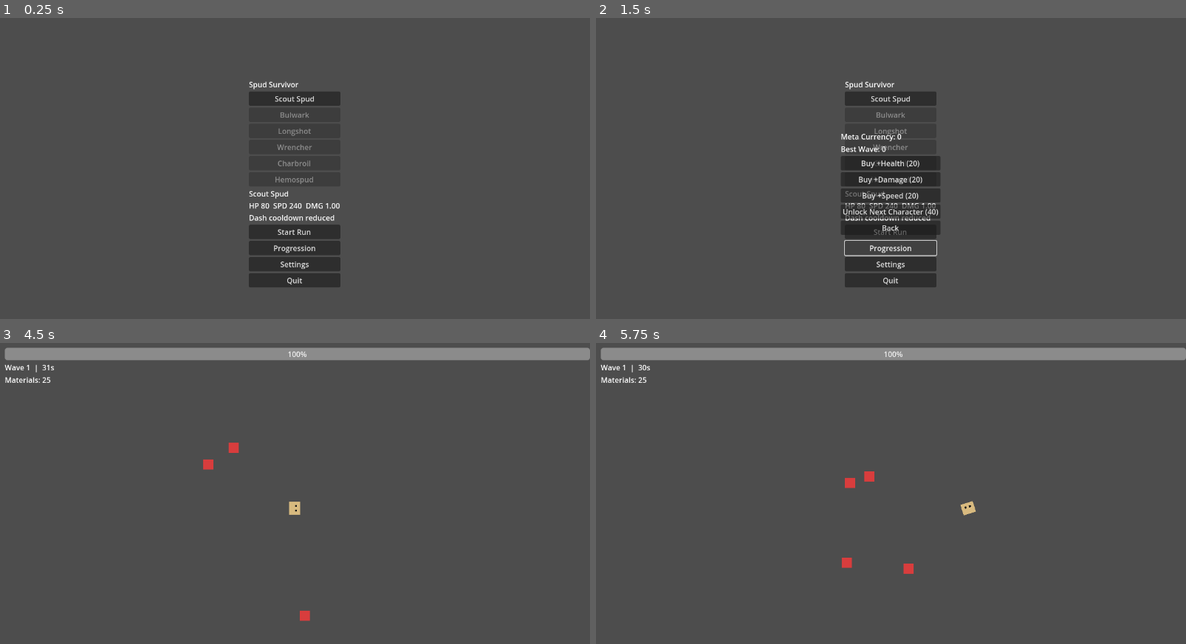
Above: before the commit, frames 1-4 (two rows, left to right).
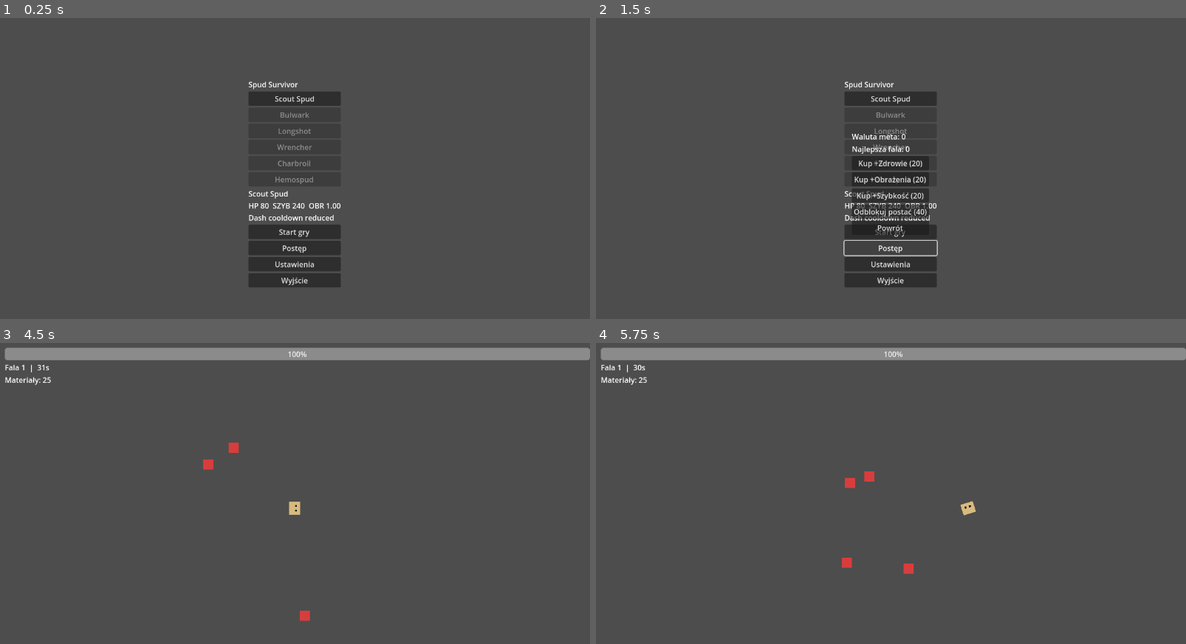
Above: after the commit, the same moments.

Repository: RavGGG/Gra
Game: Godot game, scene res://scenes/MainMenu.tscn
The game is run twice, just before and just after one commit, with the same random seed, the same clock (stepped at 60 frames per second) and the same inputs.
Inputs (mouse positions are in pixels of both pictures, inside the frame that each line leads up to):
- Up to frame 1 (0.25 s): no input
- Up to frame 2 (1.5 s): click "Scout Spud" at 0.5 s; click "Progression" (after the commit: "Postęp") at 1.25 s
- Up to frame 3 (4.5 s): click "Settings" (after the commit: "Ustawienia") at 2 s; click "Quit" (after the commit: "Wyjście") at 2.75 s; click "Back" (after the commit: "Powrót") at 3.5 s; click "Start Run" (after the commit: "Start gry") at 4.25 s
- Up to frame 4 (5.75 s): move the mouse to (1020, 490) at 5.02 s; press the mouse at (1020, 490) at 5.03 s; hold D (move_right) from 5.03 s (still down)

The runs differ from the first frame. In frame 1, 0.8% of the frame differs, in the area x 42-58%, y 21-89%; in frame 2, 2.0%, in the area x 41-59%, y 21-89%; in frame 3, 0.1%; in frame 4, 0.1%.

Commit message:
Fix pause/shop flow bugs and localize UI to Polish

Diff:
--- a/scenes/Game.tscn
+++ b/scenes/Game.tscn
@@ -47,11 +47,11 @@
 
 [node name="Resume" type="Button" parent="CanvasLayer/PauseMenu/VBox"]
 layout_mode = 2
-text = "Resume"
+text = "Wznów"
 
 [node name="Menu" type="Button" parent="CanvasLayer/PauseMenu/VBox"]
 layout_mode = 2
-text = "Main Menu"
+text = "Menu główne"
 
 [connection signal="timeout" from="SpawnTimer" to="." method="_on_spawn_timer_timeout"]
 [connection signal="timeout" from="WaveTimer" to="." method="_on_wave_timer_timeout"]
--- a/scenes/HUD.tscn
+++ b/scenes/HUD.tscn
@@ -31,8 +31,8 @@
 
 [node name="Wave" type="Label" parent="Margin/VBox"]
 layout_mode = 2
-text = "Wave 1"
+text = "Fala 1"
 
 [node name="Credits" type="Label" parent="Margin/VBox"]
 layout_mode = 2
-text = "Materials: 0"
+text = "Materiały: 0"
--- a/scenes/MainMenu.tscn
+++ b/scenes/MainMenu.tscn
@@ -35,19 +35,19 @@
 
 [node name="Start" type="Button" parent="Center/VBox"]
 layout_mode = 2
-text = "Start Run"
+text = "Start gry"
 
 [node name="Unlocks" type="Button" parent="Center/VBox"]
 layout_mode = 2
-text = "Progression"
+text = "Postęp"
 
 [node name="Settings" type="Button" parent="Center/VBox"]
 layout_mode = 2
-text = "Settings"
+text = "Ustawienia"
 
 [node name="Quit" type="Button" parent="Center/VBox"]
 layout_mode = 2
-text = "Quit"
+text = "Wyjście"
 
 [connection signal="pressed" from="Center/VBox/Start" to="." method="_on_start_pressed"]
 [connection signal="pressed" from="Center/VBox/Unlocks" to="." method="_on_unlocks_pressed"]
--- a/scenes/Progression.tscn
+++ b/scenes/Progression.tscn
@@ -30,23 +30,23 @@
 
 [node name="Health" type="Button" parent="Center/VBox"]
 layout_mode = 2
-text = "Buy +Health (20)"
+text = "Kup +Zdrowie (20)"
 
 [node name="Damage" type="Button" parent="Center/VBox"]
 layout_mode = 2
-text = "Buy +Damage (20)"
+text = "Kup +Obrażenia (20)"
 
 [node name="Speed" type="Button" parent="Center/VBox"]
 layout_mode = 2
-text = "Buy +Speed (20)"
+text = "Kup +Szybkość (20)"
 
 [node name="UnlockChar" type="Button" parent="Center/VBox"]
 layout_mode = 2
-text = "Unlock Next Character (40)"
+text = "Odblokuj postać (40)"
 
 [node name="Back" type="Button" parent="Center/VBox"]
 layout_mode = 2
-text = "Back"
+text = "Powrót"
 
 [connection signal="pressed" from="Center/VBox/Health" to="." method="_on_health_pressed"]
 [connection signal="pressed" from="Center/VBox/Damage" to="." method="_on_damage_pressed"]
--- a/scenes/RunEnd.tscn
+++ b/scenes/RunEnd.tscn
@@ -28,11 +28,11 @@
 
 [node name="Menu" type="Button" parent="Center/VBox"]
 layout_mode = 2
-text = "Main Menu"
+text = "Menu główne"
 
 [node name="Quit" type="Button" parent="Center/VBox"]
 layout_mode = 2
-text = "Quit"
+text = "Wyjście"
 
 [connection signal="pressed" from="Center/VBox/Menu" to="." method="_on_menu_pressed"]
 [connection signal="pressed" from="Center/VBox/Quit" to="." method="_on_quit_pressed"]
--- a/scenes/Settings.tscn
+++ b/scenes/Settings.tscn
@@ -24,7 +24,7 @@
 
 [node name="Label" type="Label" parent="Center/VBox"]
 layout_mode = 2
-text = "Settings"
+text = "Ustawienia"
 
 [node name="Volume" type="HSlider" parent="Center/VBox"]
 layout_mode = 2
@@ -34,13 +34,13 @@
 [node name="Language" type="OptionButton" parent="Center/VBox"]
 layout_mode = 2
 item_count = 2
-popup/item_0/text = "English"
-popup/item_1/text = "Spanish"
+popup/item_0/text = "Polski"
+popup/item_1/text = "English"
 selected = 0
 
 [node name="Back" type="Button" parent="Center/VBox"]
 layout_mode = 2
-text = "Back"
+text = "Powrót"
 
 [connection signal="value_changed" from="Center/VBox/Volume" to="." method="_on_volume_value_changed"]
 [connection signal="item_selected" from="Center/VBox/Language" to="." method="_on_language_item_selected"]
--- a/scenes/ShopPanel.tscn
+++ b/scenes/ShopPanel.tscn
@@ -16,23 +16,23 @@
 
 [node name="Label" type="Label" parent="VBox"]
 layout_mode = 2
-text = "Between Wave Shop"
+text = "Sklep między falami"
 
 [node name="Wallet" type="Label" parent="VBox"]
 layout_mode = 2
-text = "Shop Budget: 0"
+text = "Budżet sklepu: 0"
 
 [node name="Offers" type="VBoxContainer" parent="VBox"]
 layout_mode = 2
 
 [node name="Description" type="Label" parent="VBox"]
 layout_mode = 2
-text = "Hover item/weapon to see effects."
+text = "Najedź na broń/przedmiot, aby zobaczyć efekt."
 autowrap_mode = 3
 
 [node name="InventoryTitle" type="Label" parent="VBox"]
 layout_mode = 2
-text = "Inventory (drag & drop slots)"
+text = "Ekwipunek (przeciągnij i upuść)"
 
 [node name="Inventory" type="HBoxContainer" parent="VBox"]
 layout_mode = 2
@@ -44,6 +44,6 @@
 
 [node name="Continue" type="Button" parent="VBox"]
 layout_mode = 2
-text = "Continue"
+text = "Kontynuuj"
 
 [connection signal="pressed" from="VBox/Continue" to="." method="_on_continue_pressed"]
--- a/scripts/Game.gd
+++ b/scripts/Game.gd
@@ -26,6 +26,12 @@
 	pause_menu.visible = false
 	$CanvasLayer/ArenaColor.visible = false
 
+	# UI pauzy musi działać gdy drzewo jest zatrzymane.
+	pause_menu.process_mode = Node.PROCESS_MODE_WHEN_PAUSED
+	$CanvasLayer/PauseMenu/VBox.process_mode = Node.PROCESS_MODE_WHEN_PAUSED
+	$CanvasLayer/PauseMenu/VBox/Resume.process_mode = Node.PROCESS_MODE_WHEN_PAUSED
+	$CanvasLayer/PauseMenu/VBox/Menu.process_mode = Node.PROCESS_MODE_WHEN_PAUSED
+
 	spawn_timer.one_shot = false
 	wave_timer.one_shot = true
 
@@ -40,12 +46,16 @@
 		_toggle_pause()
 
 func _toggle_pause() -> void:
+	if paused_for_shop:
+		return
 	get_tree().paused = not get_tree().paused
 	pause_menu.visible = get_tree().paused
 
 func _start_wave(next_wave: int) -> void:
 	paused_for_shop = false
 	shop.visible = false
+	get_tree().paused = false
+	pause_menu.visible = false
 	_clear_enemies()
 	_clear_pickups()
 	wave = next_wave
@@ -68,10 +78,8 @@
 		_end_run(true)
 		return
 
-	if wave % 2 == 0:
-		_open_shop()
-	else:
-		_start_wave(wave + 1)
+	# Sklep po każdej rundzie.
+	_open_shop()
 
 func _spawn_enemy_near_player(distance: float) -> void:
 	var enemy = preload("res://scenes/Enemy.tscn").instantiate()
@@ -138,7 +146,8 @@
 	queue_free()
 
 func _on_resume_pressed() -> void:
-	_toggle_pause()
+	if get_tree().paused:
+		_toggle_pause()
 
 func _on_menu_pressed() -> void:
 	GameData.save_data()
--- a/scripts/GameData.gd
+++ b/scripts/GameData.gd
@@ -2,7 +2,7 @@
 
 const SAVE_PATH := "user://savegame.json"
 
-var locale := "en"
+var locale := "pl"
 var master_volume := 0.8
 var selected_character := "scout"
 
--- a/scripts/HUD.gd
+++ b/scripts/HUD.gd
@@ -9,7 +9,7 @@
 	hp_bar.value = value
 
 func update_wave(wave: int, time_left: float) -> void:
-	wave_label.text = "Wave %d  |  %.0fs" % [wave, time_left]
+	wave_label.text = "Fala %d  |  %.0fs" % [wave, time_left]
 
 func update_credits(value: int) -> void:
-	credits_label.text = "Materials: %d" % value
+	credits_label.text = "Materiały: %d" % value
--- a/scripts/MainMenu.gd
+++ b/scripts/MainMenu.gd
@@ -16,7 +16,7 @@
 
 func _on_character_selected(id: String) -> void:
 	var data = GameData.character_defs[id]
-	details.text = "%s\nHP %.0f  SPD %.0f  DMG %.2f\n%s" % [data["label"], data["health"], data["speed"], data["damage"], data["ability"]]
+	details.text = "%s\nHP %.0f  SZYB %.0f  OBR %.2f\n%s" % [data["label"], data["health"], data["speed"], data["damage"], data["ability"]]
 	GameData.selected_character = id
 
 func _on_start_pressed() -> void:
--- a/scripts/Progression.gd
+++ b/scripts/Progression.gd
@@ -7,8 +7,8 @@
 	_refresh()
 
 func _refresh() -> void:
-	currency.text = "Meta Currency: %d" % GameData.progression["meta_currency"]
-	best_wave.text = "Best Wave: %d" % GameData.progression["best_wave"]
+	currency.text = "Waluta meta: %d" % GameData.progression["meta_currency"]
+	best_wave.text = "Najlepsza fala: %d" % GameData.progression["best_wave"]
 
 func _on_health_pressed() -> void:
 	if GameData.buy_meta_perk("bonus_health"):
--- a/scripts/RunEnd.gd
+++ b/scripts/RunEnd.gd
@@ -3,7 +3,7 @@
 @onready var label = $Center/VBox/Result
 
 func set_result(victory: bool, wave: int, credits: int) -> void:
-	label.text = ("Victory!" if victory else "Defeat") + "\nWave: %d\nLoot: %d" % [wave, credits]
+	label.text = ("Zwycięstwo!" if victory else "Porażka") + "\nFala: %d\nŁup: %d" % [wave, credits]
 
 func _on_menu_pressed() -> void:
 	get_tree().change_scene_to_file("res://scenes/MainMenu.tscn")
--- a/scripts/Settings.gd
+++ b/scripts/Settings.gd
@@ -5,14 +5,14 @@
 
 func _ready() -> void:
 	volume.value = GameData.master_volume * 100
-	lang.select(0 if GameData.locale == "en" else 1)
+	lang.select(0 if GameData.locale == "pl" else 1)
 
 func _on_volume_value_changed(value: float) -> void:
 	GameData.master_volume = value / 100.0
 	AudioServer.set_bus_volume_db(0, linear_to_db(GameData.master_volume))
 
 func _on_language_item_selected(index: int) -> void:
-	GameData.locale = "en" if index == 0 else "es"
+	GameData.locale = "pl" if index == 0 else "en"
 
 func _on_back_pressed() -> void:
 	GameData.save_data()
--- a/scripts/ShopPanel.gd
+++ b/scripts/ShopPanel.gd
@@ -18,7 +18,7 @@
 	offers.clear()
 	selected_items.clear()
 	selected_weapon = {}
-	description_label.text = "Hover item/weapon to see effects."
+	description_label.text = "Najedź na broń/przedmiot, aby zobaczyć efekt."
 	for c in offers_list.get_children():
 		c.queue_free()
 	offers.append(ContentDB.random_weapon())
@@ -28,7 +28,7 @@
 		slot.set_item({})
 	for offer in offers:
 		var btn = Button.new()
-		btn.text = "%s ($%d)" % [offer["name"], offer["price"]]
+		btn.text = "%s (%d)" % [offer["name"], offer["price"]]
 		btn.mouse_entered.connect(_on_offer_hover.bind(offer))
 		btn.focus_entered.connect(_on_offer_hover.bind(offer))
 		btn.pressed.connect(_on_offer_pressed.bind(offer))
@@ -37,8 +37,8 @@
 
 func _describe_offer(offer: Dictionary) -> String:
 	if offer.has("type"):
-		return "Weapon: %s\nType: %s\nDamage: %.1f\nRate: %.2fs\n%s" % [offer["name"], offer["type"], offer.get("base_damage", 0.0), offer.get("rate", 0.0), ("Projectile speed: %.0f" % offer.get("proj_speed", 0.0)) if offer["type"] != "melee" else ("Melee range: %.0f" % offer.get("range", 60.0))]
-	return "Item: %s\nEffect: %+0.2f to %s" % [offer["name"], float(offer.get("value", 0.0)), offer.get("stat", "unknown")]
+		return "Broń: %s\nTyp: %s\nObrażenia: %.1f\nSzybkostrzelność: %.2fs\n%s" % [offer["name"], offer["type"], offer.get("base_damage", 0.0), offer.get("rate", 0.0), ("Prędkość pocisku: %.0f" % offer.get("proj_speed", 0.0)) if offer["type"] != "melee" else ("Zasięg walki wręcz: %.0f" % offer.get("range", 60.0))]
+	return "Przedmiot: %s\nEfekt: %+0.2f do %s" % [offer["name"], float(offer.get("value", 0.0)), offer.get("stat", "unknown")]
 
 func _on_offer_hover(offer: Dictionary) -> void:
 	description_label.text = _describe_offer(offer)
@@ -61,7 +61,7 @@
 	closed.emit(spent, selected_items, selected_weapon)
 
 func _update_wallet() -> void:
-	wallet_label.text = "Shop Budget: %d | Spent: %d" % [budget, spent]
+	wallet_label.text = "Budżet sklepu: %d | Wydano: %d" % [budget, spent]
 
 func swap_back(target: Control, data: Dictionary) -> void:
 	for node in $VBox/Inventory.get_children():
